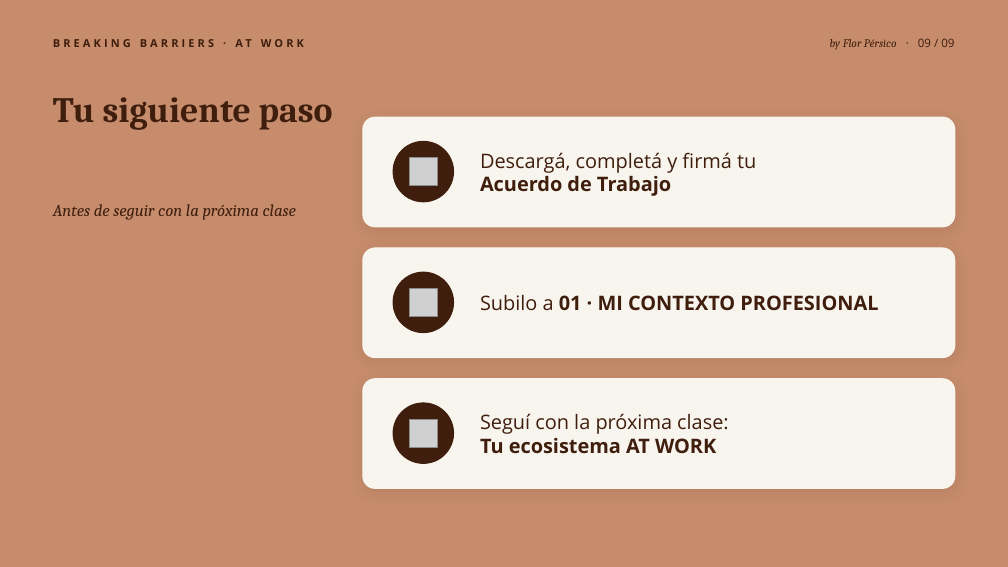
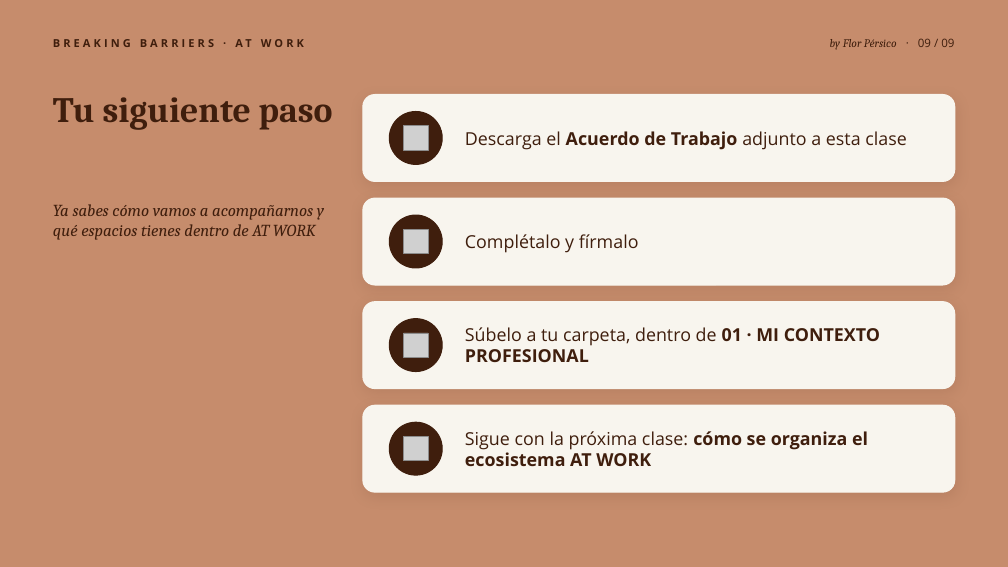
Before and after one commit to florenciapersico-ctrl/brakingbarriersatwork, a slide deck: slide 9 of onboarding/ONB02_Como_vamos_a_trabajar_juntas.pptx. Drawn at 1008x567 pixels with LibreOffice and Linux fonts; fonts in the diff are those of the drawing; grey boxes stand for pictures. Boxes give left, top, right and bottom in pixels: in the first picture for what was removed or moved away, otherwise in the second. Text is boxed around its words. In the diff, an @@ line names an element or a change of style, - is before the commit and + after.

```diff
--- a/onboarding/ONB02_Como_vamos_a_trabajar_juntas.pptx
+++ b/onboarding/ONB02_Como_vamos_a_trabajar_juntas.pptx
@@ rounded rectangle: place and size @@
-rounded rectangle at [363, 117, 955, 227]
+rounded rectangle at [363, 95, 955, 181]
@@ ellipse: place and size @@
-ellipse at [393, 141, 454, 202]
+ellipse at [389, 112, 442, 165]
@@ picture added at [404, 126, 428, 150] @@
@@ text at [465, 131, 907, 150]: text changed; size 19 to 17 pt @@
-Descargá, completá y firmá tu Acuerdo de Trabajo
+Descarga el Acuerdo de Trabajo adjunto a esta clase
@@ text at [53, 204, 324, 240]: text changed @@
-Antes de seguir con la próxima clase
+Ya sabes cómo vamos a acompañarnos y qué espacios tienes dentro de AT WORK
@@ rounded rectangle: place and size @@
-rounded rectangle at [363, 248, 955, 358]
+rounded rectangle at [363, 198, 955, 285]
@@ ellipse: place and size @@
-ellipse at [393, 272, 454, 333]
+ellipse at [389, 216, 442, 268]
@@ picture: place and size @@
-picture at [410, 158, 438, 186]
+picture at [404, 229, 428, 253]
@@ text added at [465, 234, 639, 253], 17 pt, text #3F1E0D @@
+Complétalo y fírmalo
@@ proportions changed in 3 elements at [363, 95, 955, 181], [363, 198, 955, 285], [363, 302, 955, 389] @@
@@ rounded rectangle: place and size @@
-rounded rectangle at [363, 379, 955, 488]
+rounded rectangle at [363, 302, 955, 389]
@@ ellipse: place and size @@
-ellipse at [393, 403, 454, 464]
+ellipse at [389, 318, 442, 371]
@@ text at [465, 327, 880, 362]: text changed; size 19 to 17 pt; bold off @@
-Subilo a 01 · MI CONTEXTO PROFESIONAL
+Súbelo a tu carpeta, dentro de 01 · MI CONTEXTO PROFESIONAL
@@ picture: place and size @@
-picture at [410, 289, 438, 317]
+picture at [404, 333, 428, 357]
@@ rounded rectangle added at [363, 405, 955, 492], fill #F8F5EE, outline #F8F5EE 1 pt @@
@@ ellipse added at [389, 422, 442, 475], fill #3F1E0D, outline #3F1E0D 1 pt @@
@@ picture: place and size @@
-picture at [410, 420, 438, 448]
+picture at [404, 436, 428, 461]
@@ text at [465, 431, 868, 466]: text changed; size 19 to 17 pt; bold on @@
-Seguí con la próxima clase: Tu ecosistema AT WORK
+Sigue con la próxima clase: cómo se organiza el ecosistema AT WORK
```
Also in this commit, not shown: 8 other slides changed, 2 other files.
